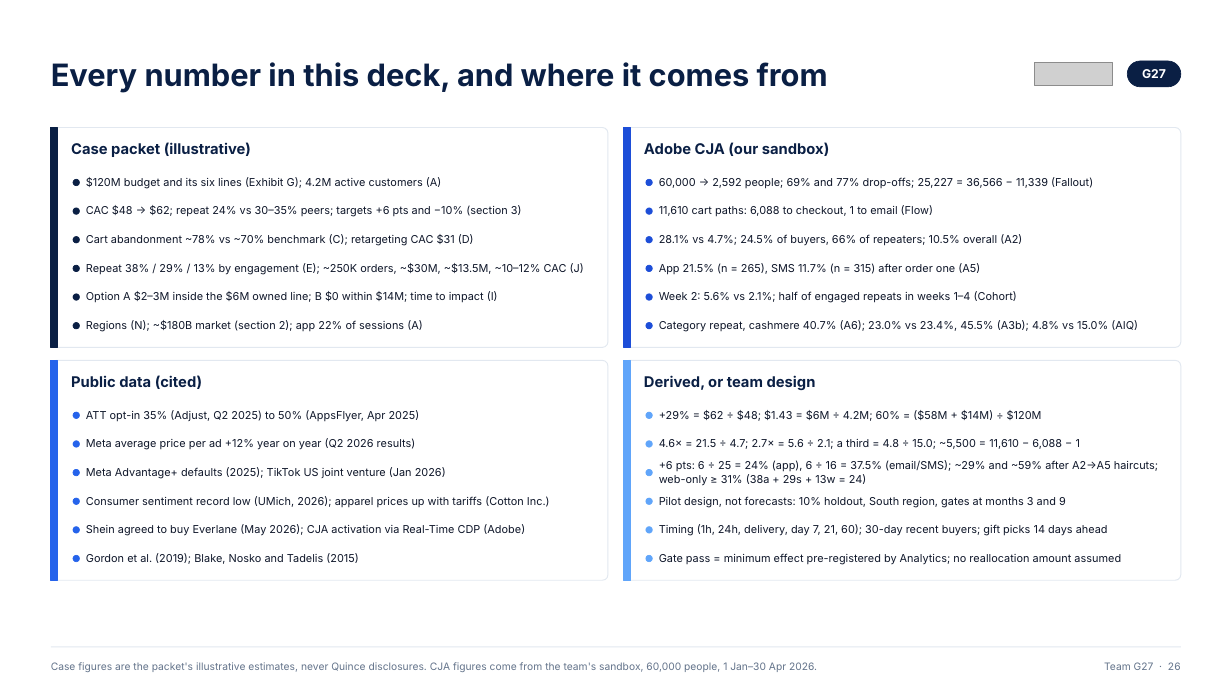
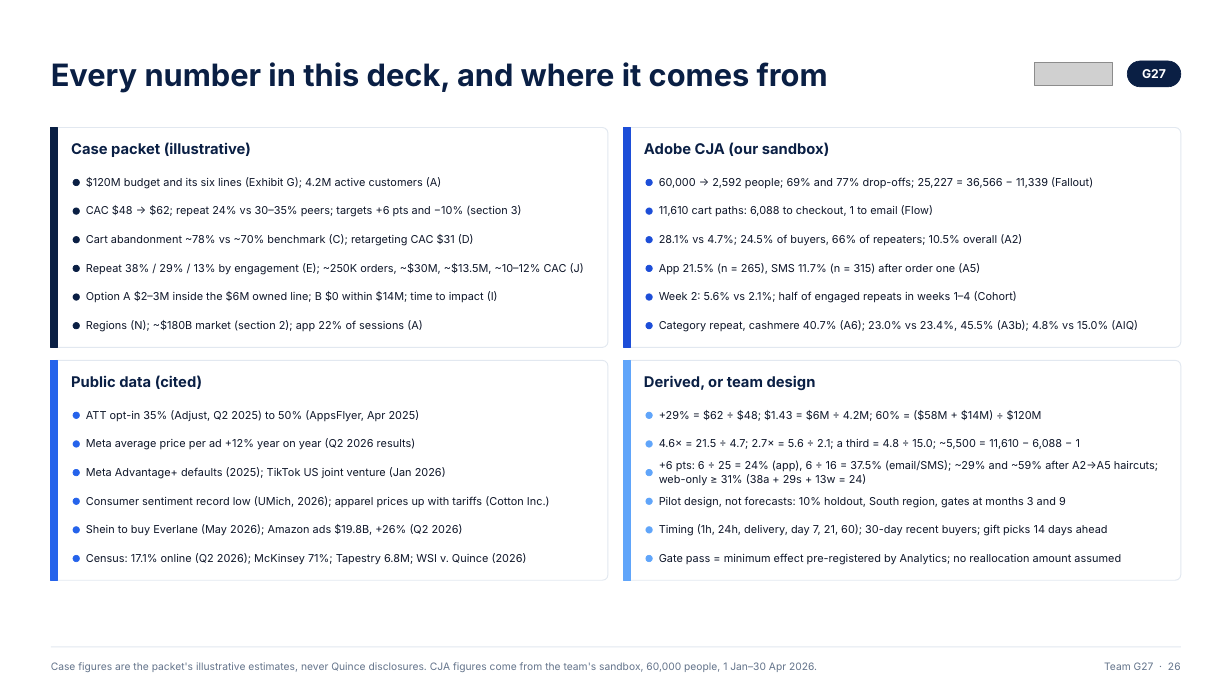
Before and after one commit to ANNYM25/Quince, a slide deck: slide 26 of deck/Team G27.pptx. Drawn at 1232x693 pixels with LibreOffice and Linux fonts; fonts in the diff are those of the drawing; grey boxes stand for pictures. Boxes give left, top, right and bottom in pixels: in the first picture for what was removed or moved away, otherwise in the second. Text is boxed around its words. In the diff, an @@ line names an element or a change of style, - is before the commit and + after.

```diff
--- a/deck/Team G27.pptx
+++ b/deck/Team G27.pptx
@@ text at box(86, 524, 463, 536): text changed @@
-Shein agreed to buy Everlane (May 2026); CJA activation via Real-Time CDP (Adobe)
+Shein to buy Everlane (May 2026); Amazon ads $19.8B, +26% (Q2 2026)
@@ text at box(86, 553, 527, 565): text changed @@
-Gordon et al. (2019); Blake, Nosko and Tadelis (2015)
+Census: 17.1% online (Q2 2026); McKinsey 71%; Tapestry 6.8M; WSI v. Quince (2026)
```
Also in this commit, not shown: 5 other slides changed, 2 slides added, 2 slides removed, 2 other files.
